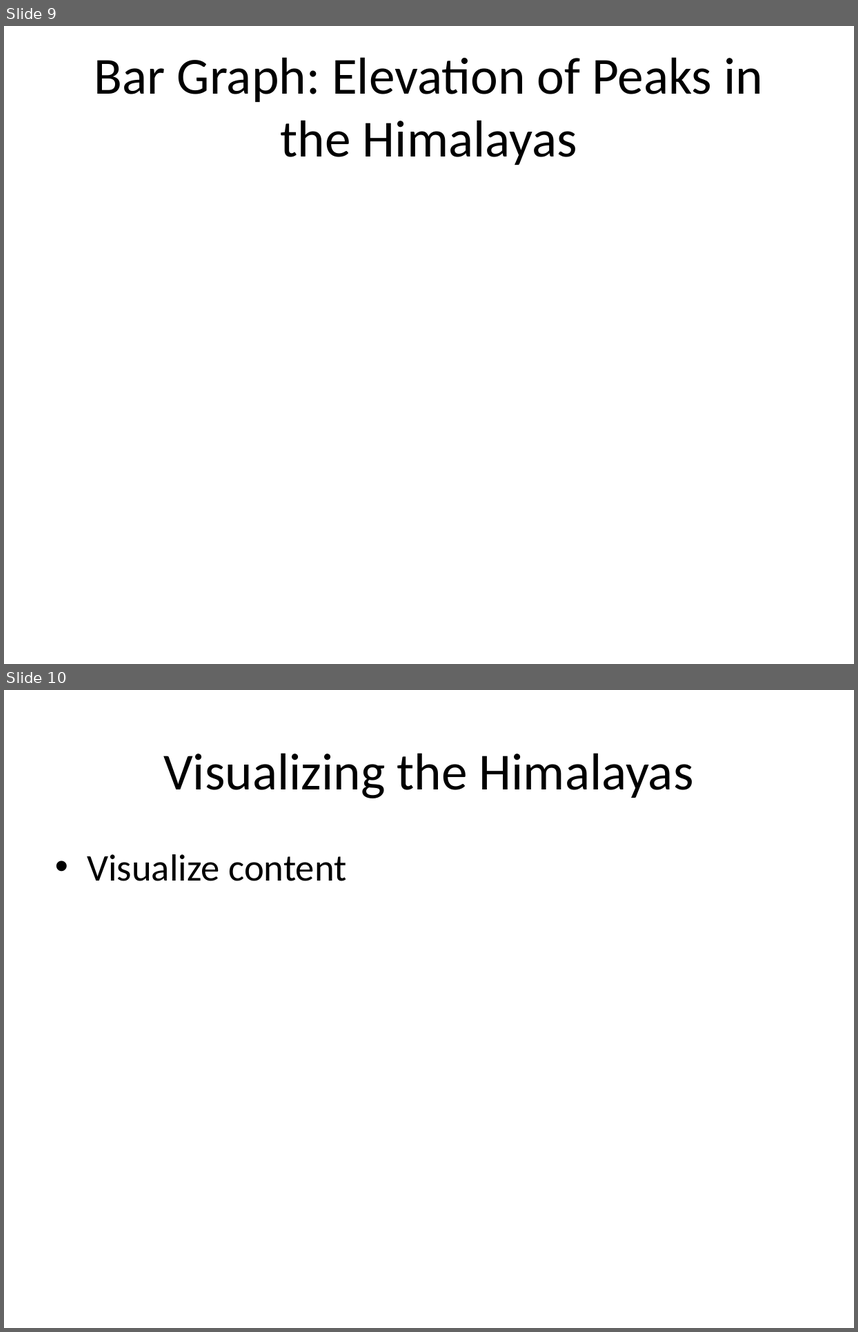
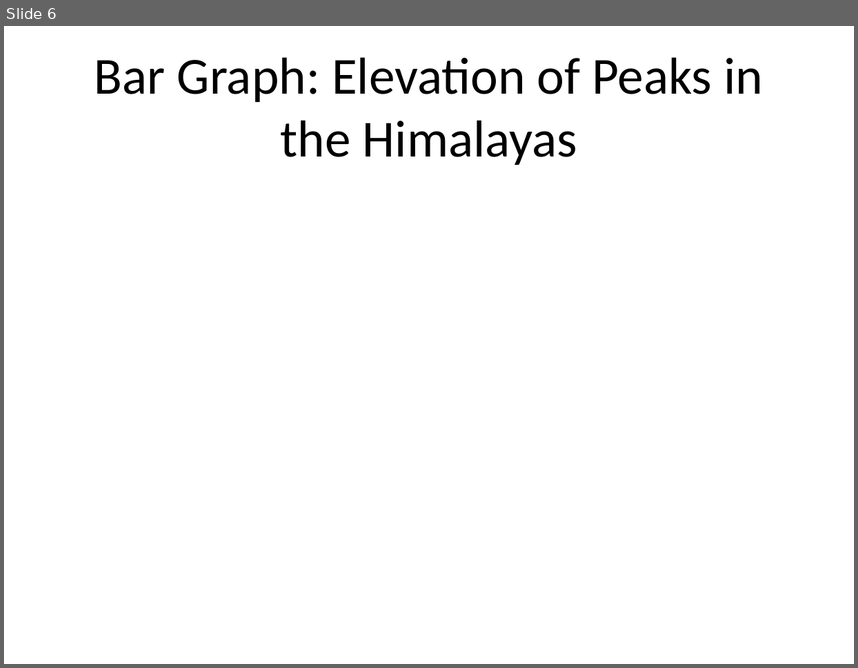
Before and after one commit to Abinayasankar-co/alsanotes, a slide deck: backend/business_performance_presentation.pptx. Shown one above the other, each under a label of ours: slides 9 and 10 before the commit, slide 6 after it. The pictures are 858x1332 and 858x668 pixels, drawn with LibreOffice and Linux fonts; fonts in the diff are those of the drawing. Boxes give left, top, right and bottom in pixels: in the first picture for what was removed or moved away, otherwise in the second. Text is boxed around its words. In the diff, an @@ line names an element or a change of style, - is before the commit and + after.

```diff
--- a/backend/business_performance_presentation.pptx
+++ b/backend/business_performance_presentation.pptx
@@ slide 10 removed at <box>4,690,854,1328</box>, background #FFFFFF @@
@@ title removed at <box>163,753,694,798</box> @@
-Visualizing the Himalayas
@@ text removed at <box>87,854,346,881</box> @@
-• Visualize content
@@ what was slide 9 is now slide 6 @@
```
Also in this commit, not shown: 4 slides changed, 1 slide added, 3 other slides removed, 9 other files.
